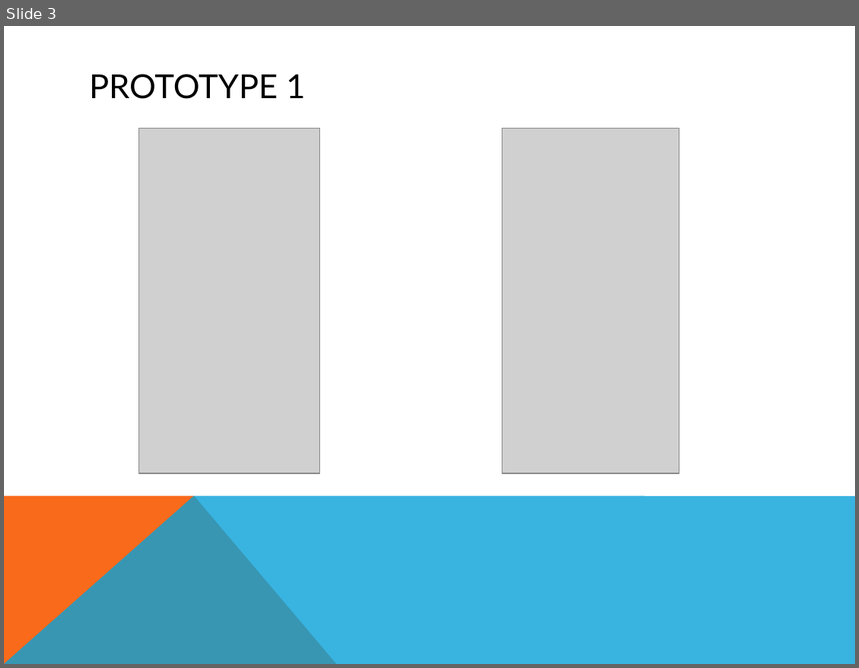
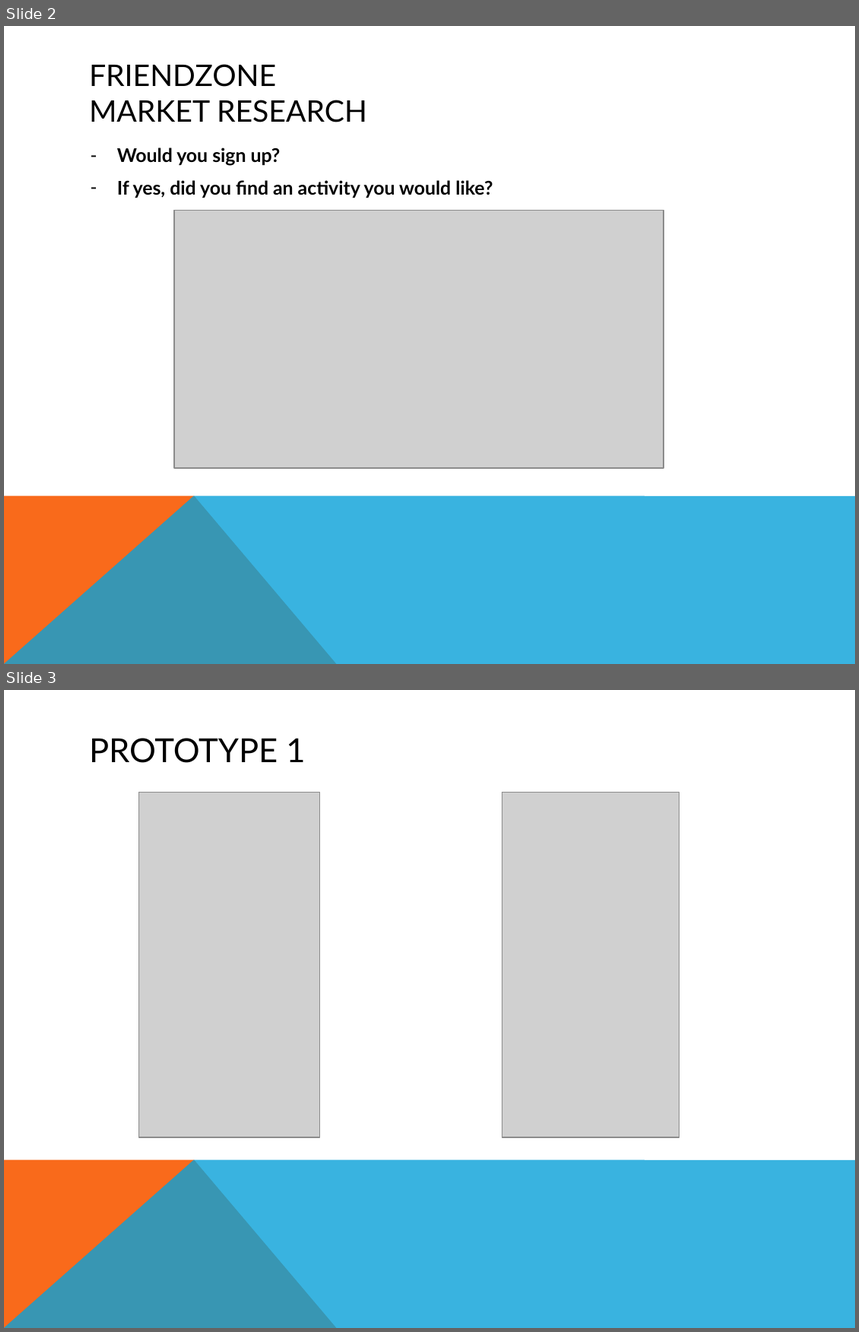
Before and after one commit to asu-cis-capstone/friendzone, a slide deck: FriendZone v 2.1.pptx. Shown one above the other, each under a label of ours: slide 3 before the commit, slides 2 and 3 after it. The pictures are 859x668 and 859x1332 pixels, drawn with LibreOffice and Linux fonts; fonts in the diff are those of the drawing; grey boxes stand for pictures. Boxes give left, top, right and bottom in pixels: in the first picture for what was removed or moved away, otherwise in the second. Text is boxed around its words. In the diff, an @@ line names an element or a change of style, - is before the commit and + after.

```diff
--- a/FriendZone v 2.1.pptx
+++ b/FriendZone v 2.1.pptx
@@ slide 2 added at <box>4,26,855,664</box>, background #FFFFFF; not listed: 2 template elements that a slide beside it also shows @@
@@ title added at <box>89,64,367,123</box>, 25.2 pt, text #000000 @@
+FRIENDZONE
+MARKET RESEARCH
@@ text added at <box>117,148,493,199</box>, 16 pt, text #000000, bold @@
+– Would you sign up?
+– If yes, did you find an activity you would like?
@@ picture added at <box>174,211,664,468</box> @@
```
Also in this commit, not shown: 3 slides changed, 3 other slides added, 3 slides removed.
